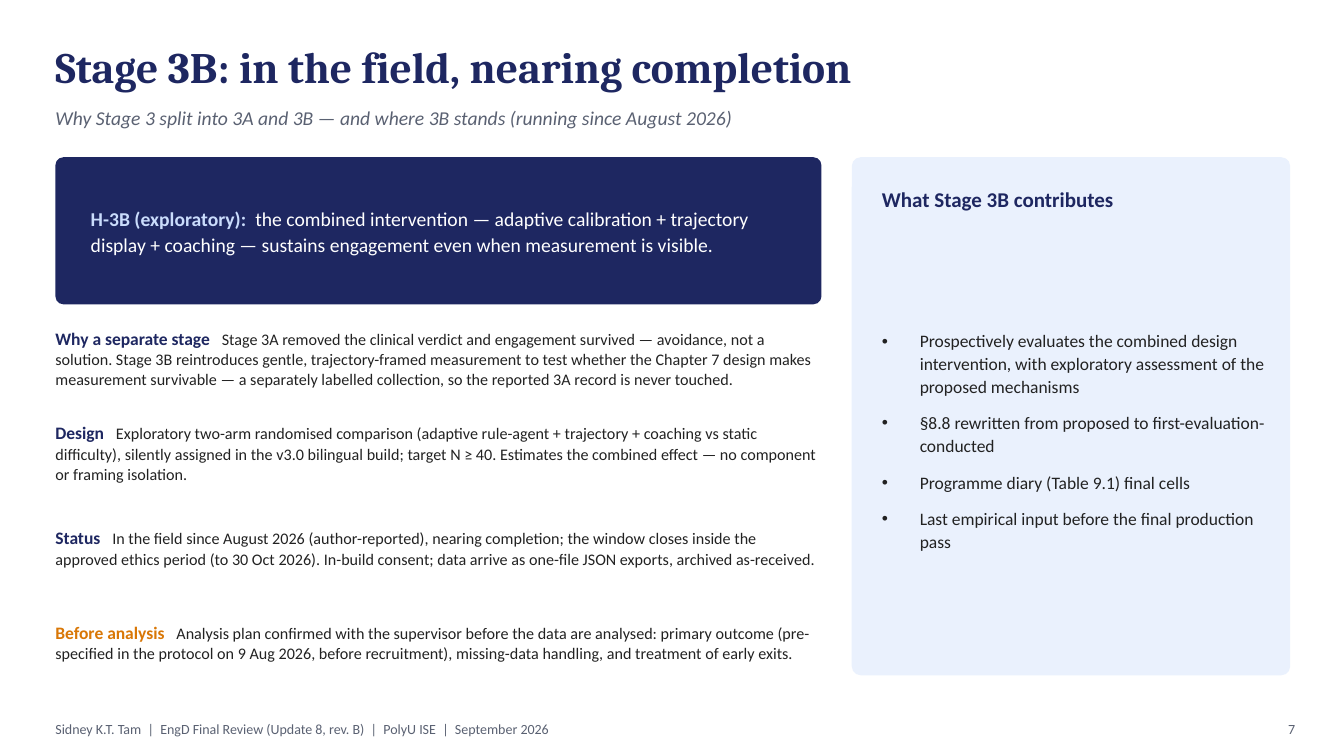
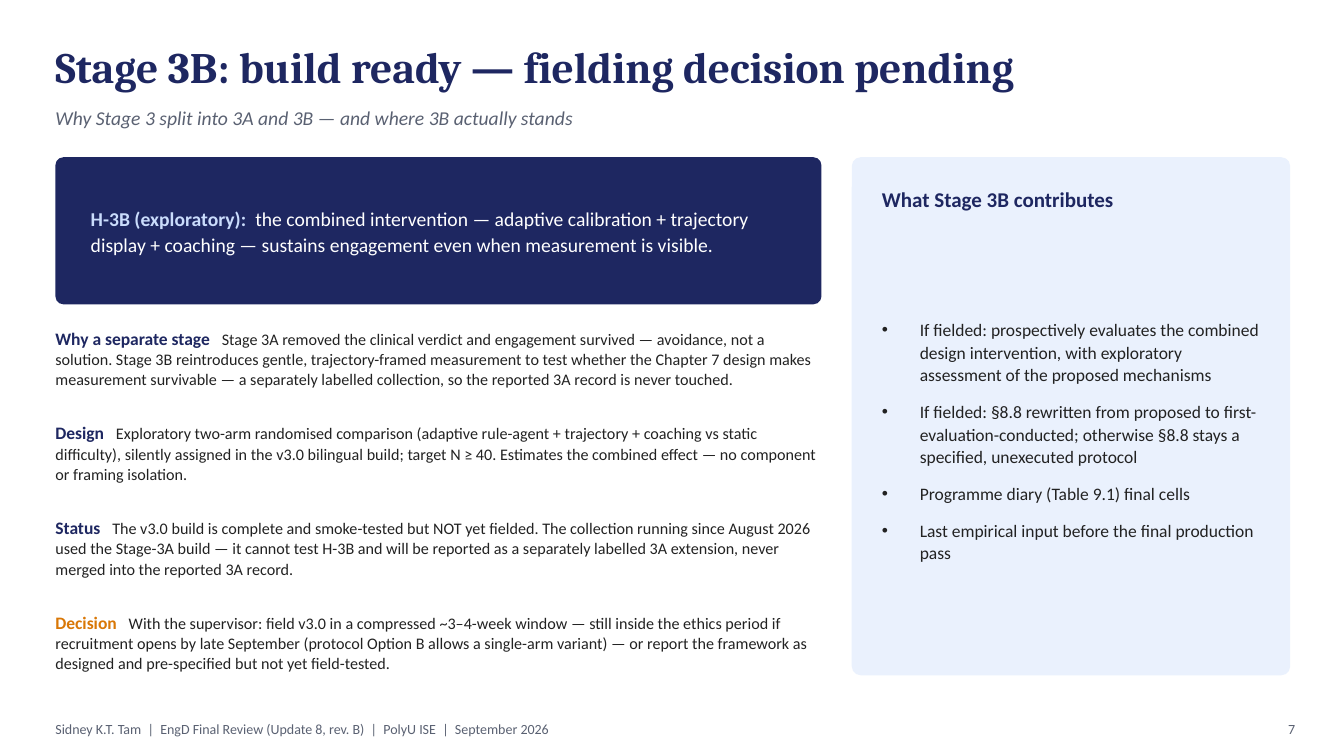
Before and after one commit to leicatam/gamification, a slide deck: slide 7 of docs/presentations/EngD_Update_8_Final_Review_September2026_revB.pptx. Drawn at 1344x756 pixels with LibreOffice and Linux fonts; fonts in the diff are those of the drawing. Boxes give left, top, right and bottom in pixels: in the first picture for what was removed or moved away, otherwise in the second. Text is boxed around its words. In the diff, an @@ line names an element or a change of style, - is before the commit and + after.

```diff
--- a/docs/presentations/EngD_Update_8_Final_Review_September2026_revB.pptx
+++ b/docs/presentations/EngD_Update_8_Final_Review_September2026_revB.pptx
@@ text at [55,52,1014,93]: text changed @@
-Stage 3B: in the field, nearing completion
+Stage 3B: build ready — fielding decision pending
@@ text at [55,111,573,129]: text changed @@
-Why Stage 3 split into 3A and 3B — and where 3B stands (running since August 2026)
+Why Stage 3 split into 3A and 3B — and where 3B actually stands
@@ text at [920,324,1259,466]: text changed @@
-• Prospectively evaluates the combined design intervention, with exploratory assessment of the proposed mechanisms
-• §8.8 rewritten from proposed to first-evaluation-conducted
+• If fielded: prospectively evaluates the combined design intervention, with exploratory assessment of the proposed mechanisms
+• If fielded: §8.8 rewritten from proposed to first-evaluation-conducted; otherwise §8.8 stays a specified, unexecuted protocol
@@ text at [55,522,811,578]: text changed @@
-Status In the field since August 2026 (author-reported), nearing completion; the window closes inside the approved ethics period (to 30 Oct 2026). In-build consent; data arrive as one-file JSON exports, archived as-received.
+Status The v3.0 build is complete and smoke-tested but NOT yet fielded. The collection running since August 2026 used the Stage-3A build — it cannot test H-3B and will be reported as a separately labelled 3A extension, never merged into the reported 3A record.
@@ text at [55,616,807,672]: text changed @@
-Before analysis Analysis plan confirmed with the supervisor before the data are analysed: primary outcome (pre-specified in the protocol on 9 Aug 2026, before recruitment), missing-data handling, and treatment of early exits.
+Decision With the supervisor: field v3.0 in a compressed ~3–4-week window — still inside the ethics period if recruitment opens by late September (protocol Option B allows a single-arm variant) — or report the framework as designed and pre-specified but not yet field-tested.
```
Also in this commit, not shown: 3 other slides changed, 1 other file.
